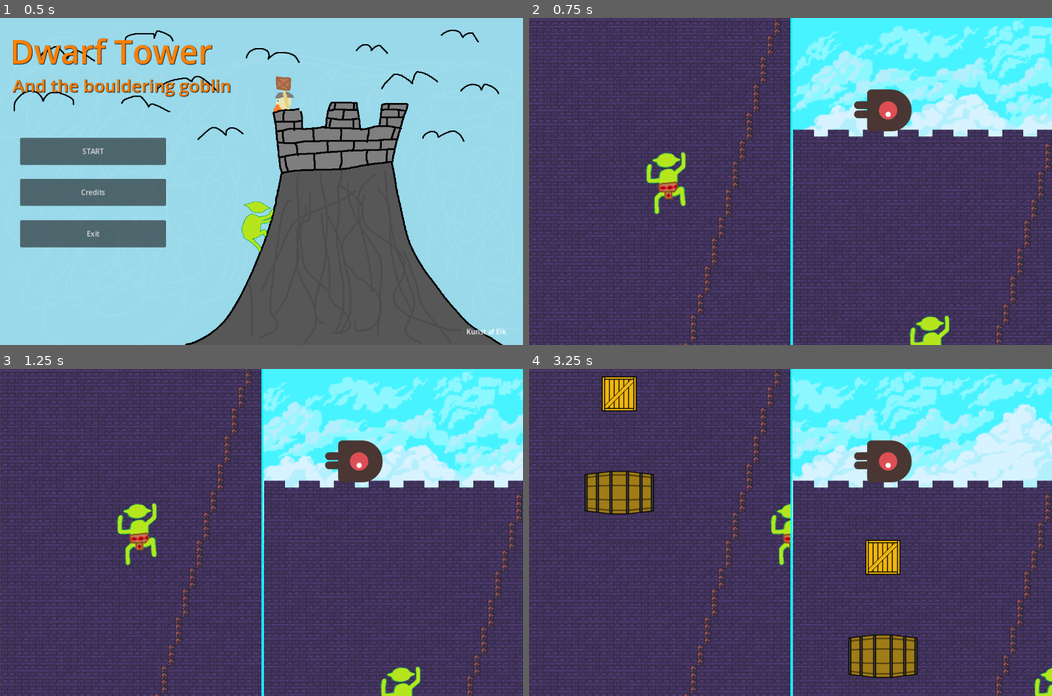
Above: before the commit, frames 1-4 (two rows, left to right).
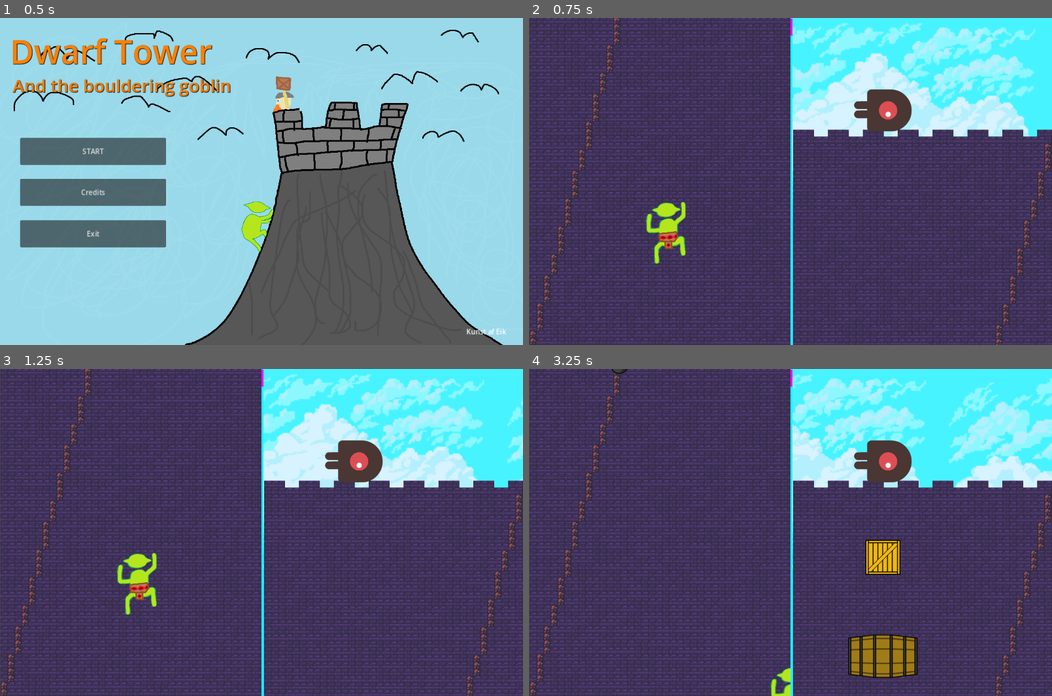
Above: after the commit, the same moments.

Repository: FaNzu/ClimbingGamejam
Game: Godot game, scene res://main_menu.tscn
Two runs of this game, one before a commit and one after it. Both use one fixed random seed, a clock stepped at 60 frames per second and the inputs below. The engine's default icon, where the game draws it, is replaced by a stand-in: a white triangle on a blue panel in a dark square.
Inputs:
- Up to frame 1 (0.5 s): no input
- Up to frame 2 (0.75 s): click "START" at 0.5 s
- Up to frame 3 (1.25 s): no input
- Up to frame 4 (3.25 s): hold Right (climber_move_right) 1.28-2.03 s; tap E (defender_attack_e) at 1.35 s; hold Down (climber_move_down) 2.03-2.78 s; tap Q (defender_attack_q) at 2.1 s; hold Right (climber_move_right) from 2.78 s (still down); tap W (defender_attack_w) at 2.85 s

Frame 1 is identical in both runs. In frame 2, 29% of the frame differs, in the area x 0-100%, y 0-100%; in frame 3, 29%; in frame 4, 29%.

Commit message:
split screen progress bar

Diff:
--- a/Castle.tscn
+++ b/Castle.tscn
@@ -167,10 +167,9 @@
 
 [node name="ParallaxLayer" type="ParallaxLayer" parent="ParallaxBackground"]
 motion_mirroring = Vector2(1200, 0)
-metadata/_edit_group_ = true
 metadata/_edit_lock_ = true
 
 [node name="Sprite2D" type="Sprite2D" parent="ParallaxBackground/ParallaxLayer"]
-position = Vector2(600, 375)
+position = Vector2(10, 375)
 scale = Vector2(3.125, 3.125)
 texture = ExtResource("5_4odsg")
--- a/Game.gd
+++ b/Game.gd
@@ -1,4 +1,6 @@
 extends Node
+
+var climberposition
 
 @onready var players := {
 	"1": {
@@ -13,6 +15,9 @@
 	}
 }
 
+func _process(delta):
+	climberposition = players["2"].player.position
+	$Row/ColorRect/ProgressRect.position.y = 2664 / climberposition.y
 
 func _ready() -> void:
 	players["2"].viewport.world_2d = players["1"].viewport.world_2d
--- a/Players/climber.gd
+++ b/Players/climber.gd
@@ -11,7 +11,7 @@
 
 # Called when the node enters the scene tree for the first time.
 func _ready():
-	screen_size = get_viewport_rect().size
+	screen_size = Vector2(600.0, 2465.0)
 	stopped = true
 	fallDuration = 0
 	fallSpeed = 0
--- /dev/null
+++ b/Projectiles/barrel.tscn
@@ -0,0 +1,19 @@
+[gd_scene load_steps=3 format=3 uid="uid://cxvum0q1o0aur"]
+
+[ext_resource type="Script" path="res://Projectiles/barrel.gd" id="1_7h4iv"]
+
+[sub_resource type="CapsuleShape2D" id="CapsuleShape2D_aa7mw"]
+
+[node name="Barrel" type="Area2D"]
+script = ExtResource("1_7h4iv")
+
+[node name="CollisionShape2D" type="CollisionShape2D" parent="."]
+shape = SubResource("CapsuleShape2D_aa7mw")
+
+[node name="Polygon2D" type="Polygon2D" parent="."]
+color = Color(0.960784, 0.827451, 0.988235, 0.686275)
+polygon = PackedVector2Array(0, -16, 10, -16, 10, 15, -10, 15, -10, -16)
+
+[node name="VisibleOnScreenNotifier2D" type="VisibleOnScreenNotifier2D" parent="."]
+
+[connection signal="body_entered" from="." to="." method="_on_barrel_body_entered"]
--- a/game.tscn
+++ b/game.tscn
@@ -26,11 +26,18 @@
 [node name="Camera2D" type="Camera2D" parent="Row/ClimberViewportContainer/SubViewport"]
 limit_left = 0
 limit_right = 600
+limit_bottom = 2464
 
 [node name="ColorRect" type="ColorRect" parent="Row"]
 custom_minimum_size = Vector2(5, 0)
 layout_mode = 2
 color = Color(0.0941176, 1, 1, 1)
+
+[node name="ProgressRect" type="ColorRect" parent="Row/ColorRect"]
+layout_mode = 0
+offset_right = 40.0
+offset_bottom = 40.0
+color = Color(1, 0, 1, 1)
 
 [node name="DefenderViewportContainer" type="SubViewportContainer" parent="Row"]
 layout_mode = 2
Not shown: 1 places in Castle.tscn that only renumber resources
Not shown: 1 places in game.tscn that only renumber resources
